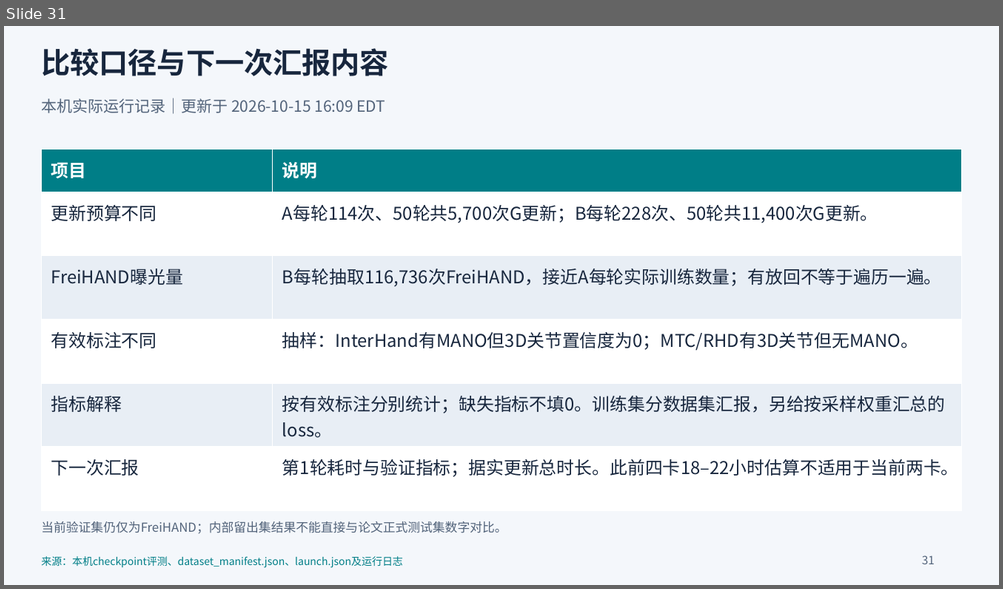
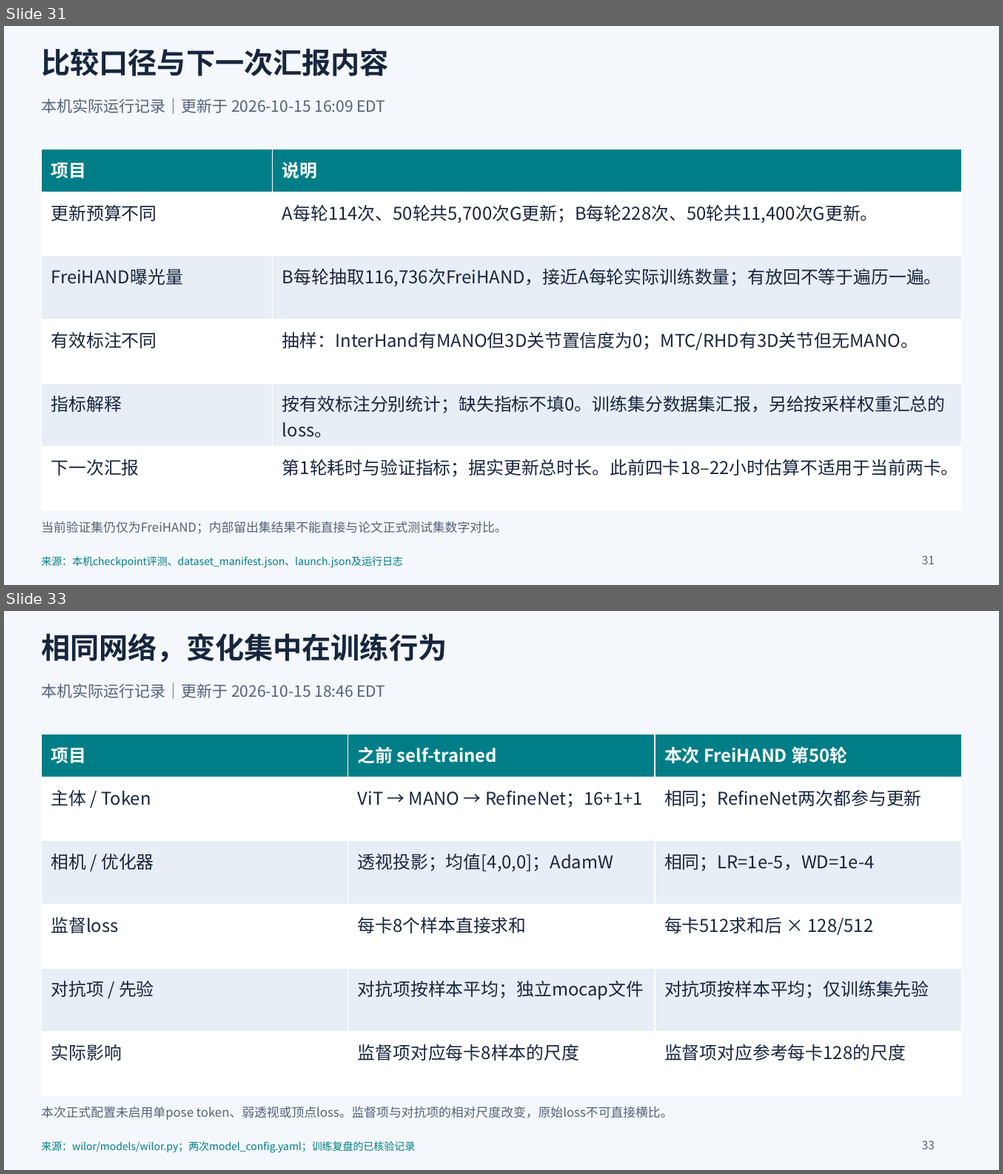
Before and after one commit to choppa129/WiLoR, a slide deck: reports/wilor_training_reproduction_summary/WiLoR_论文代码差异与本机训练复盘.pptx. Shown one above the other, each under a label of ours: slide 31 before the commit, slides 31 and 33 after it; the slides between them are not shown. The pictures are 1003x589 and 1003x1174 pixels, drawn with LibreOffice and Linux fonts; fonts in the diff are those of the drawing. Boxes give left, top, right and bottom in pixels: in the first picture for what was removed or moved away, otherwise in the second. Text is boxed around its words. In the diff, an @@ line names an element or a change of style, - is before the commit and + after.

```diff
--- a/reports/wilor_training_reproduction_summary/WiLoR_论文代码差异与本机训练复盘.pptx
+++ b/reports/wilor_training_reproduction_summary/WiLoR_论文代码差异与本机训练复盘.pptx
@@ slide 33 added at <box>4,611,999,1170</box>, background #F4F7FB @@
@@ text added at <box>41,633,447,662</box>, 28 pt, text #17263D, bold @@
+相同网络，变化集中在训练行为
@@ text added at <box>41,683,386,699</box>, 15 pt, text #52637A @@
+本机实际运行记录｜更新于 2026-10-15 18:46 EDT
@@ table added at <box>41,734,962,1096</box>, 6 rows, 3 columns @@
+项目 | 之前 self-trained | 本次 FreiHAND 第50轮
+主体 / Token | ViT → MANO → RefineNet；16+1+1 | 相同；RefineNet两次都参与更新
+相机 / 优化器 | 透视投影；均值[4,0,0]；AdamW | 相同；LR=1e-5，WD=1e-4
+监督loss | 每卡8个样本直接求和 | 每卡512求和后 × 128/512
+对抗项 / 先验 | 对抗项按样本平均；独立mocap文件 | 对抗项按样本平均；仅训练集先验
+实际影响 | 监督项对应每卡8样本的尺度 | 监督项对应参考每卡128的尺度
@@ text added at <box>41,1107,673,1120</box>, 12 pt, text #52637A @@
+本次正式配置未启用单pose token、弱透视或顶点loss。监督项与对抗项的相对尺度改变，原始loss不可直接横比。
@@ text added at <box>41,1142,415,1153</box>, 10 pt, text #007E87 @@
+来源：wilor/models/wilor.py；两次model_config.yaml；训练复盘的已核验记录
@@ text added at <box>922,1141,934,1150</box>, 11 pt, text #52637A @@
+33
```
Also in this commit, not shown: 7 other slides added, 2 other files.
